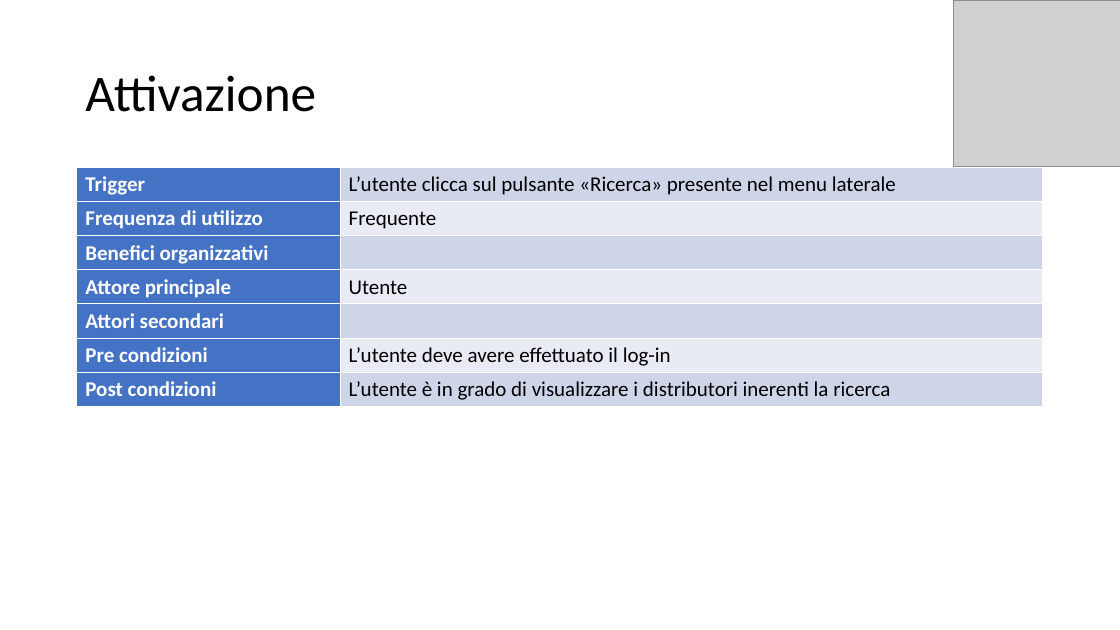
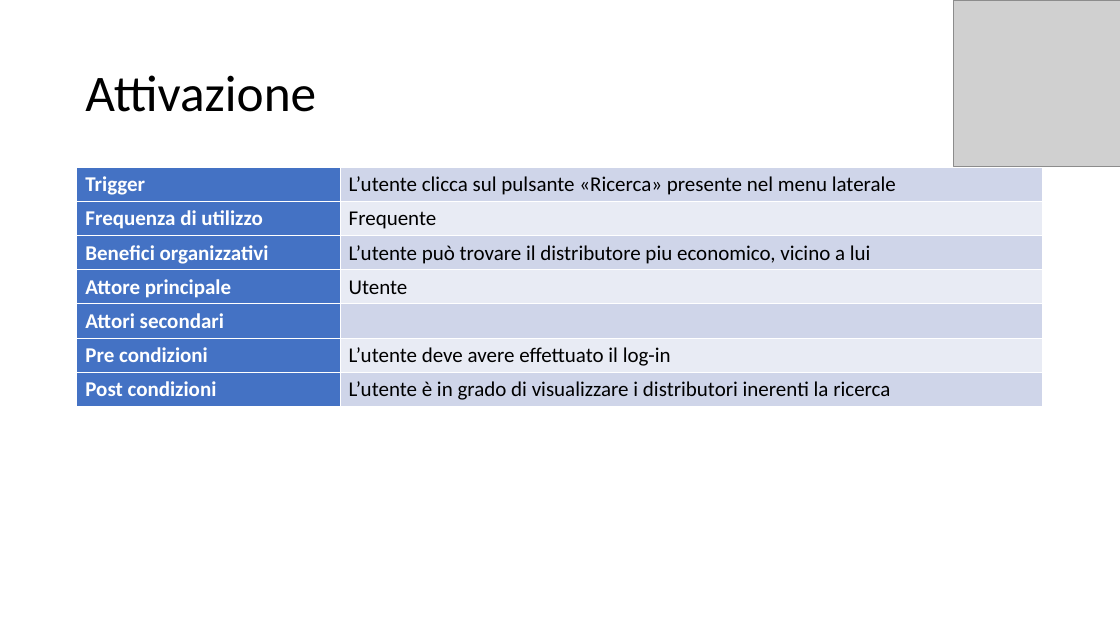
Before and after one commit to itsar19-20/gas, a slide deck: slide 3 of docs/analisi/Template use case/Template Use Case - Ricerca.pptx. Drawn at 1120x630 pixels with LibreOffice and Linux fonts; fonts in the diff are those of the drawing; grey boxes stand for pictures. Boxes give left, top, right and bottom in pixels: in the first picture for what was removed or moved away, otherwise in the second. Text is boxed around its words. In the diff, an @@ line names an element or a change of style, - is before the commit and + after.

```diff
--- a/docs/analisi/Template use case/Template Use Case - Ricerca.pptx
+++ b/docs/analisi/Template use case/Template Use Case - Ricerca.pptx
@@ table at (77,168,1044,407) @@
-row 3, column 2: 
+row 3, column 2: L’utente può trovare il distributore piu economico, vicino a lui
```
Also in this commit, not shown: 2 other slides changed, 1 other file.
